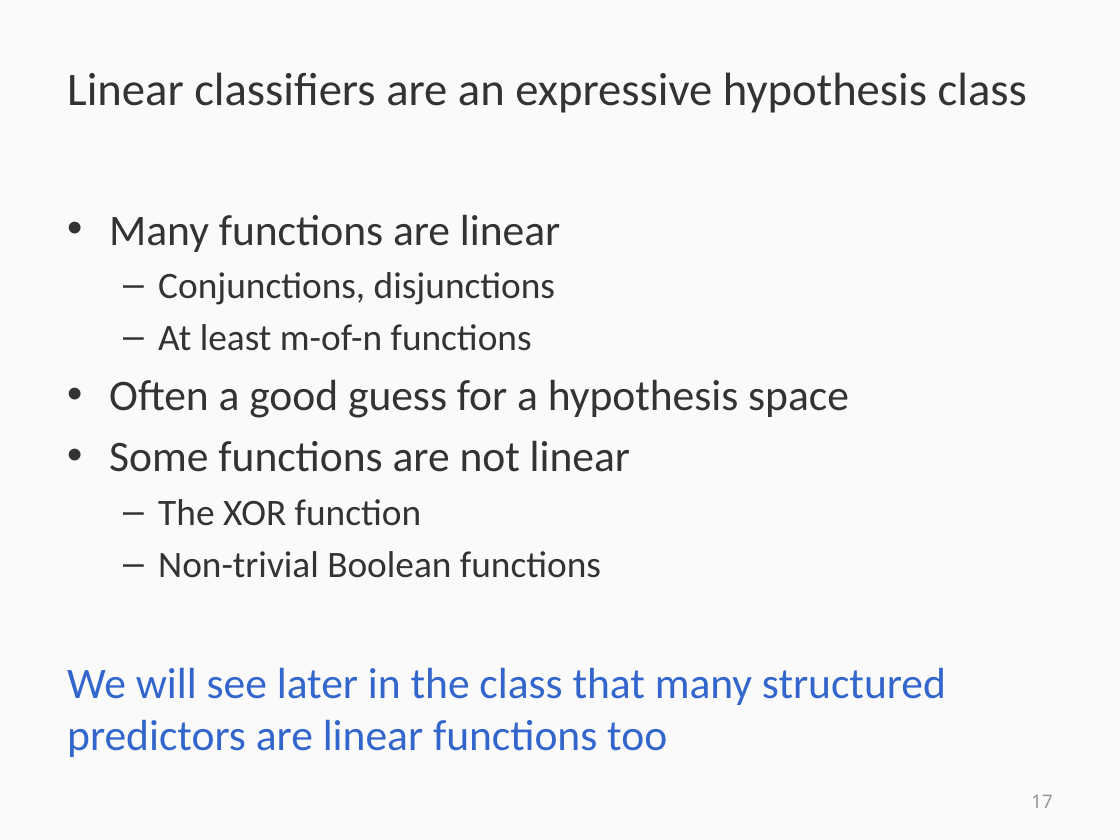
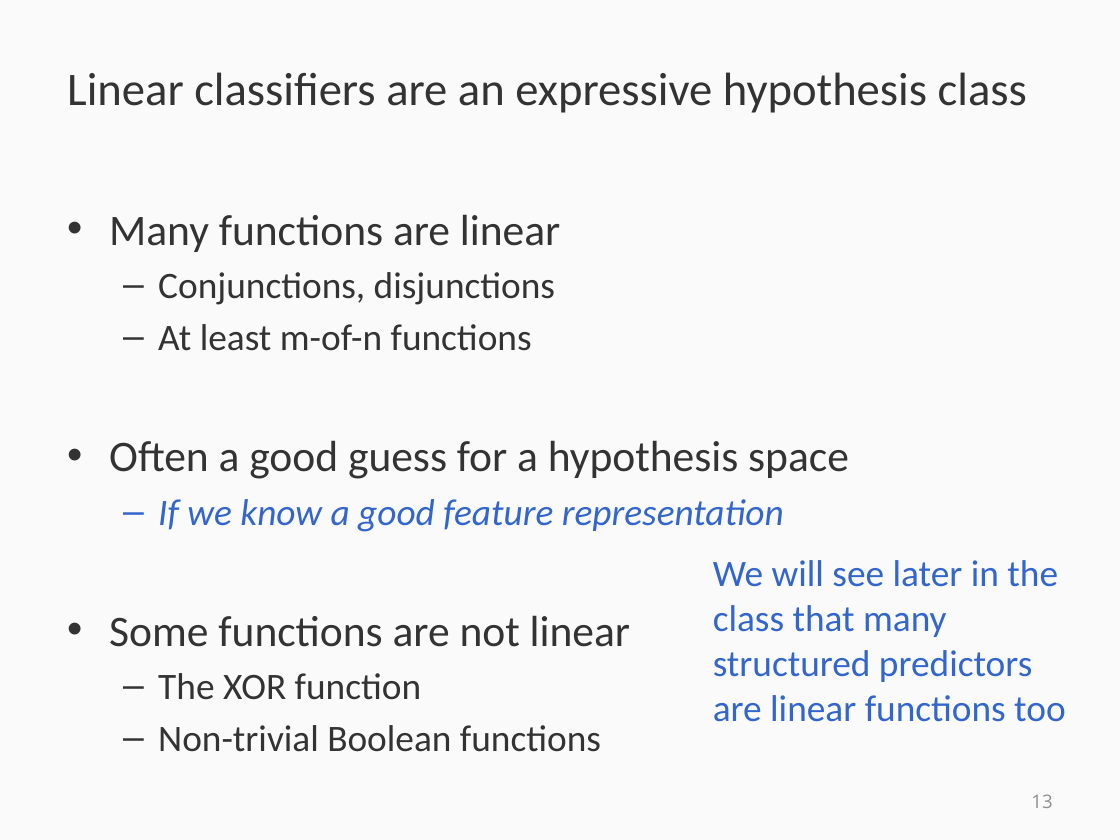
Before and after one commit to svivek/structured-prediction, a slide deck: slide 13 of slides/review/review.pptx (slide 17 before the commit). Drawn at 1120x840 pixels with LibreOffice and Linux fonts; fonts in the diff are those of the drawing. Boxes give left, top, right and bottom in pixels: in the first picture for what was removed or moved away, otherwise in the second. Text is boxed around its words. In the diff, an @@ line names an element or a change of style, - is before the commit and + after.

```diff
--- a/slides/review/review.pptx
+++ b/slides/review/review.pptx
@@ text at box(158, 499, 784, 532): paragraph added @@
+  – If we know a good feature representation
@@ text added at box(713, 560, 1066, 722), 24 pt, text #3366CC @@
+We will see later in the class that many structured predictors are linear functions too
@@ text at box(67, 667, 946, 757): paragraph removed @@
-We will see later in the class that many structured predictors are linear functions too
@@ page number at box(1031, 794, 1052, 808): text changed @@
-17
+13
```
Also in this commit, not shown: 21 other slides changed, 14 slides added, 17 slides removed, 3 other files.
